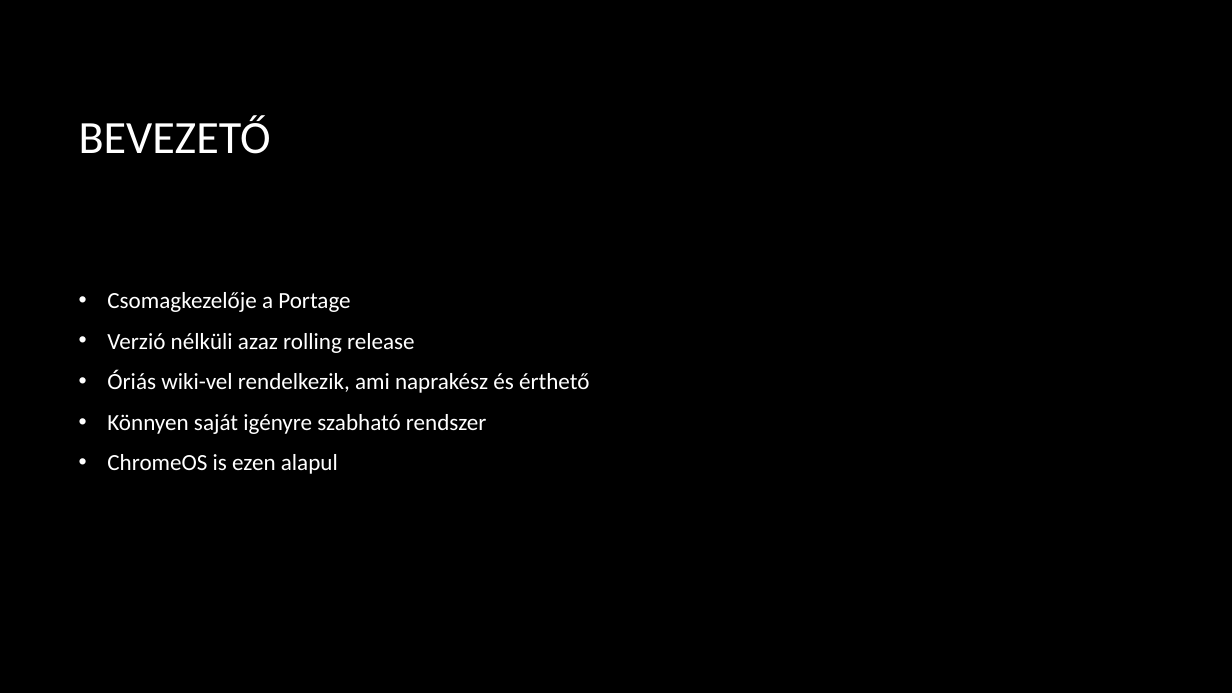
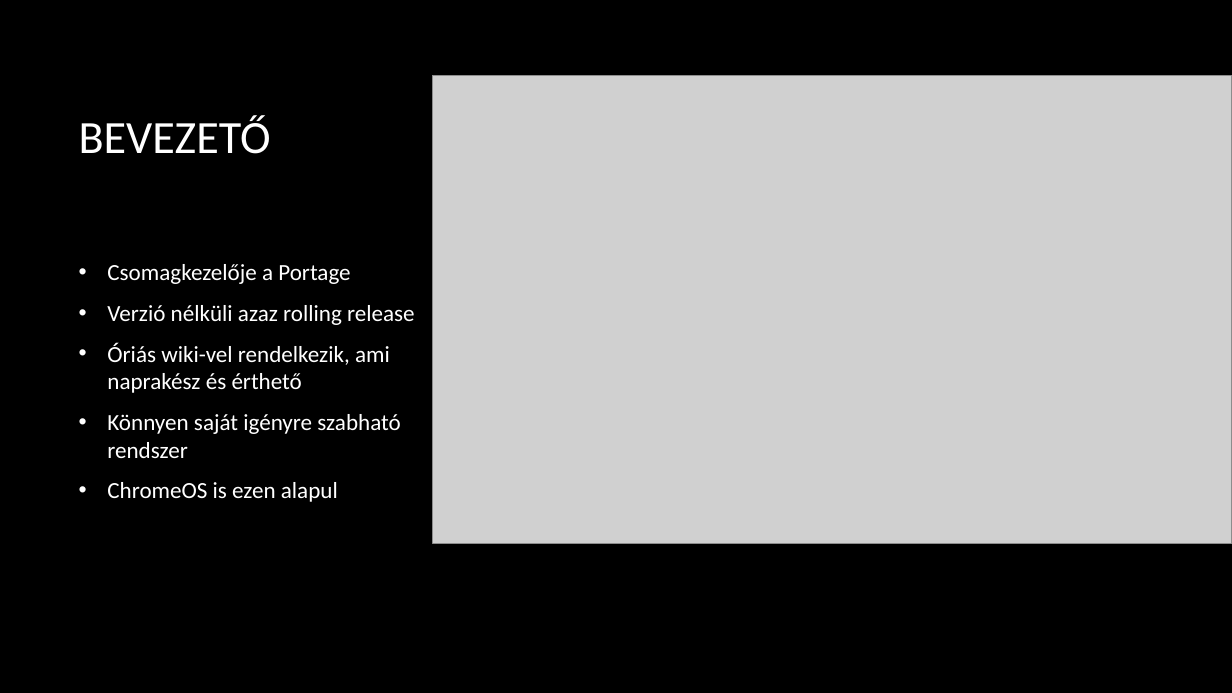
Before and after one commit to n-szilard/ikt-ppt, a slide deck: slide 2 of Gentoo_linux.pptx. Drawn at 1232x693 pixels with LibreOffice and Linux fonts; fonts in the diff are those of the drawing; grey boxes stand for pictures; background and template pictures are left out. Boxes give left, top, right and bottom in pixels: in the first picture for what was removed or moved away, otherwise in the second. Text is boxed around its words. In the diff, an @@ line names an element or a change of style, - is before the commit and + after.

```diff
--- a/Gentoo_linux.pptx
+++ b/Gentoo_linux.pptx
@@ picture added at bbox=[433, 76, 1232, 543] @@
@@ text "Csomagkezelője a Portage" rewrapped from bbox=[107, 292, 589, 474] to bbox=[107, 264, 415, 502] @@
```
Also in this commit, not shown: 4 other slides changed, 1 slide added, 1 slide removed.
